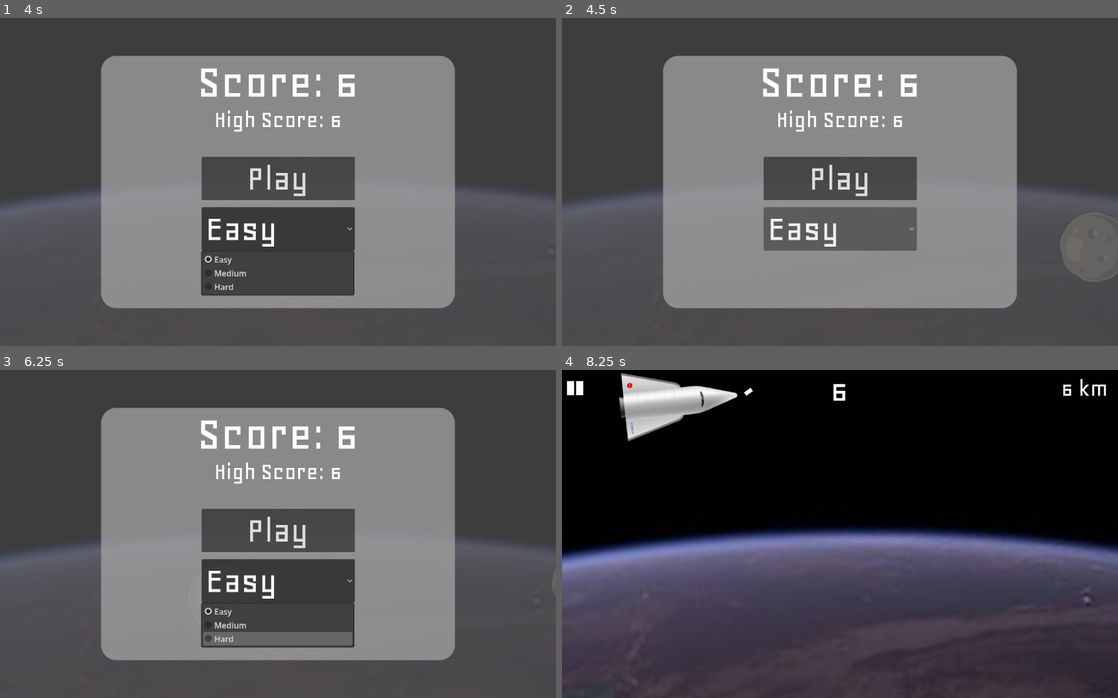
Above: before the commit, frames 1-4 (two rows, left to right).
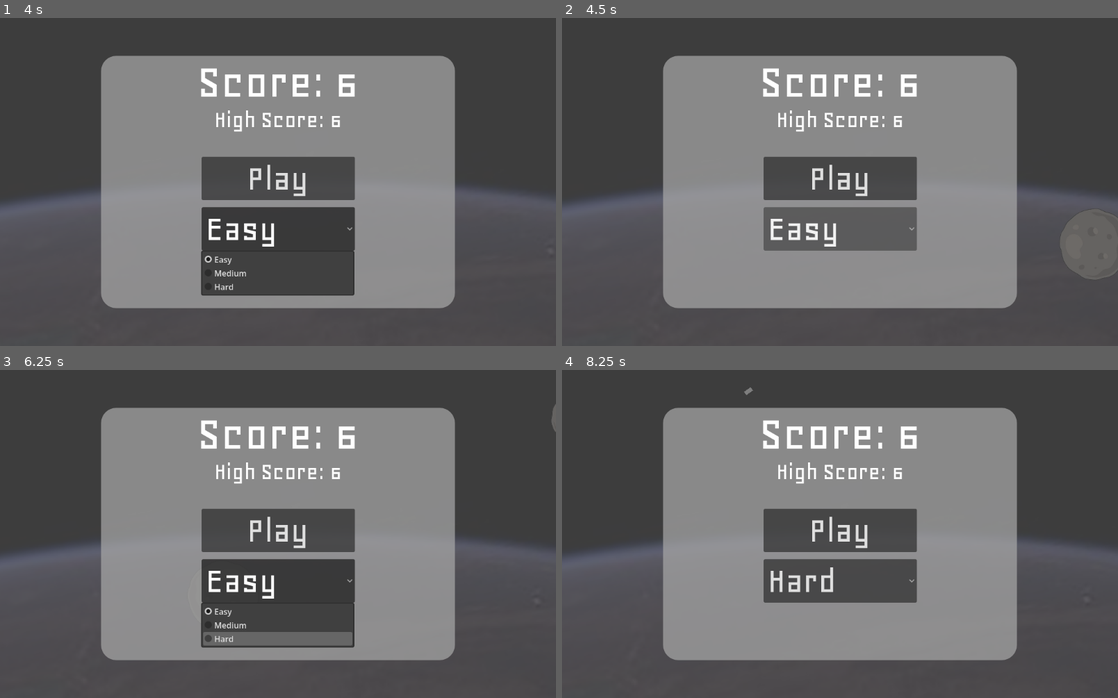
Above: after the commit, the same moments.

Repository: ZYX-2727/Orbiter
Game: Godot game, scene res://scenes/main.tscn
Same seed, same stepped clock (60 frames per second), same inputs: the game is played once before the commit and once after it.
Inputs:
- Up to frame 1 (4 s): click "Play" at 0.5 s; hold Up (up) 1.28-2 s; tap Space (shoot) at 1.35, 2.85 s; click "Play" at 2 s; hold Up (up) 2.78-3.5 s; click "Easy" at 3.5 s
- Up to frame 2 (4.5 s): click "Easy" at 4.25 s
- Up to frame 3 (6.25 s): tap Space (shoot) at 5.1, 5.85 s; tap Enter at 5.75 s; tap Up (up) at 6.02 s
- Up to frame 4 (8.25 s): tap Space (shoot) at 6.6, 7.35, 8.1 s; tap Up (up) at 6.77 s; hold Up (up) from 7.28 s (still down)

Frame 1 is identical in both runs. In frame 2, less than 0.1% of the frame differs, in the area x 89-100%, y 58-81%; in frame 3, less than 0.1%; in frame 4, 82%, in the area x 0-100%, y 0-100%.

Commit message:
add collectable bullets and expand area of play

Diff:
--- /dev/null
+++ b/scenes/bullet_collectable.tscn
@@ -0,0 +1,47 @@
+[gd_scene format=3 uid="uid://c5uyv1ldcs651"]
+
+[ext_resource type="Script" uid="uid://76a2aoa3vwau" path="res://scripts/bullet_collectable.gd" id="1_bq6ah"]
+
+[sub_resource type="RectangleShape2D" id="RectangleShape2D_umph0"]
+size = Vector2(84, 54)
+
+[node name="BulletCollectable" type="Area2D" unique_id=377116890]
+collision_layer = 4
+script = ExtResource("1_bq6ah")
+
+[node name="Texture" type="Sprite2D" parent="." unique_id=524875276]
+
+[node name="CollisionShape2D" type="CollisionShape2D" parent="." unique_id=1367453927]
+shape = SubResource("RectangleShape2D_umph0")
+
+[node name="ColorRect" type="ColorRect" parent="." unique_id=1372806422]
+offset_left = 12.0
+offset_top = -24.0
+offset_right = 28.0
+offset_bottom = -16.0
+rotation = 1.5707964
+scale = Vector2(3, 3)
+size_flags_horizontal = 4
+metadata/_edit_use_anchors_ = true
+
+[node name="ColorRect2" type="ColorRect" parent="." unique_id=753446483]
+offset_left = 39.0
+offset_top = -24.0
+offset_right = 55.0
+offset_bottom = -16.0
+rotation = 1.5707964
+scale = Vector2(3, 3)
+size_flags_horizontal = 4
+metadata/_edit_use_anchors_ = true
+
+[node name="ColorRect3" type="ColorRect" parent="." unique_id=1811574291]
+offset_left = -15.0
+offset_top = -24.000002
+offset_right = 1.0
+offset_bottom = -16.000002
+rotation = 1.5707964
+scale = Vector2(3, 3)
+size_flags_horizontal = 4
+metadata/_edit_use_anchors_ = true
+
+[connection signal="body_entered" from="." to="." method="_on_body_entered"]
--- a/scenes/main.tscn
+++ b/scenes/main.tscn
@@ -5,27 +5,8 @@
 [ext_resource type="PackedScene" uid="uid://b1d8oy20j5d1r" path="res://scenes/menu.tscn" id="3_sugp2"]
 [ext_resource type="Texture2D" uid="uid://cq12sjosj4f3k" path="res://assets/ipcc_bluemarble_west_lrg.jpg" id="5_tbgi4"]
 
-[sub_resource type="RectangleShape2D" id="RectangleShape2D_o5qli"]
-size = Vector2(1160, 20)
-
 [node name="Main" type="Node2D" unique_id=898456584]
 script = ExtResource("1_0wfyh")
-
-[node name="StaticBody2D" type="StaticBody2D" parent="." unique_id=1267752061]
-collision_layer = 2
-collision_mask = 0
-
-[node name="CollisionShape2D" type="CollisionShape2D" parent="StaticBody2D" unique_id=1700639126]
-position = Vector2(537, -9)
-shape = SubResource("RectangleShape2D_o5qli")
-
-[node name="StaticBody2D2" type="StaticBody2D" parent="." unique_id=1218814502]
-collision_layer = 2
-collision_mask = 0
-
-[node name="CollisionShape2D" type="CollisionShape2D" parent="StaticBody2D2" unique_id=1343456613]
-position = Vector2(516, 658)
-shape = SubResource("RectangleShape2D_o5qli")
 
 [node name="HUD" parent="." unique_id=1192200779 instance=ExtResource("2_sugp2")]
 
--- /dev/null
+++ b/scripts/bullet_collectable.gd
@@ -0,0 +1,18 @@
+extends Area2D
+
+var SPEED = 350
+
+func _ready() -> void:
+	EventBus.connect("start", _on_start)
+
+
+func _physics_process(delta: float) -> void:
+	position.x -= SPEED * delta
+
+func _on_body_entered(body: Node2D) -> void:
+	if body.identifier == "player":
+		EventBus.emit_signal("bullets_collected")
+		queue_free()
+
+func _on_start(_difficulty: int) -> void:
+	queue_free()
--- a/scripts/event_bus.gd
+++ b/scripts/event_bus.gd
@@ -6,3 +6,5 @@
 signal start(difficulty: int)
 @warning_ignore("unused_signal")
 signal asteroid_destroyed
+@warning_ignore("unused_signal")
+signal bullets_collected
--- a/scripts/main.gd
+++ b/scripts/main.gd
@@ -3,10 +3,11 @@
 var EARTH_COEFFICENT = 0.2 #360/(90 * 60)
 #360/(time secs) = earth coefficent, so 90 mins would be ^
 
-var between_asteroids = 1.5
+var between_asteroids: float = 1.5
 var asteroid_pre: PackedScene
 var player_pre: PackedScene
 var bullet_pre: PackedScene
+var bull_collect_pre: PackedScene
 var playing: bool = false
 var first_time: bool
 
@@ -57,11 +58,13 @@
 	$HUD/Screen/Bullet5
 	]
 
+	bull_collect_pre = preload("res://scenes/bullet_collectable.tscn")
 	asteroid_pre = preload("res://scenes/asteroid.tscn")
 	player_pre = preload("res://scenes/player.tscn")
 	bullet_pre = preload("res://scenes/bullet.tscn")
 	EventBus.connect("death", _on_death)
 	EventBus.connect("start", _on_start)
+	EventBus.connect("bullets_collected", _on_bullets_collected)
 	EventBus.connect("asteroid_destroyed", _on_asteroid_destroyed)
 	$Menu.z_index = 1000
 	$HUD.hide()
@@ -92,6 +95,7 @@
 	playing = false
 
 	#Display
+	$BulletTimer.stop()
 	$HUD.hide()
 	$Menu.show()
 	$Menu/Panel/Score.text = "Score: " + str(score)
@@ -136,12 +140,22 @@
 
 func _on_asteroid_timer_timeout() -> void:
 	var new_asteroid = asteroid_pre.instantiate()
-	new_asteroid.position = Vector2(1200, randi_range(50, 600))
+	new_asteroid.position = Vector2(1200, randi_range(0, 650))
 	add_child(new_asteroid)
 
-	$BulletTimer.start()
-	$BulletTimer.wait_time = between_asteroids/2
+	if 1 == randi_range(1, 5):
+		print(between_asteroids)
+		print(between_asteroids/2)
+		$BulletTimer.wait_time = between_asteroids/2
+		$BulletTimer.start()
 
 
 func _on_bullet_timer_timeout() -> void:
-	pass # Replace with function body.
+	var new_bull_collect = bull_collect_pre.instantiate()
+	new_bull_collect.position = Vector2(1200, randi_range(0, 650))
+	add_child(new_bull_collect)
+
+
+func _on_bullets_collected() -> void:
+	bullets = clamp(bullets + 3, 0, 5)
+	adjust_bullet_hud()
--- a/scripts/player.gd
+++ b/scripts/player.gd
@@ -21,6 +21,10 @@
 	if position.x != 231:
 		EventBus.emit_signal("death")
 
+	#Handle too low or too high
+	if position.y < 0 or position.y > 650:
+		EventBus.emit_signal("death")
+
 	#if not is_on_floor() and not is_on_ceiling():
 	rotation_degrees = (velocity.y / 20) + 90
 
Not shown, added: scripts/bullet_collectable.gd.uid
